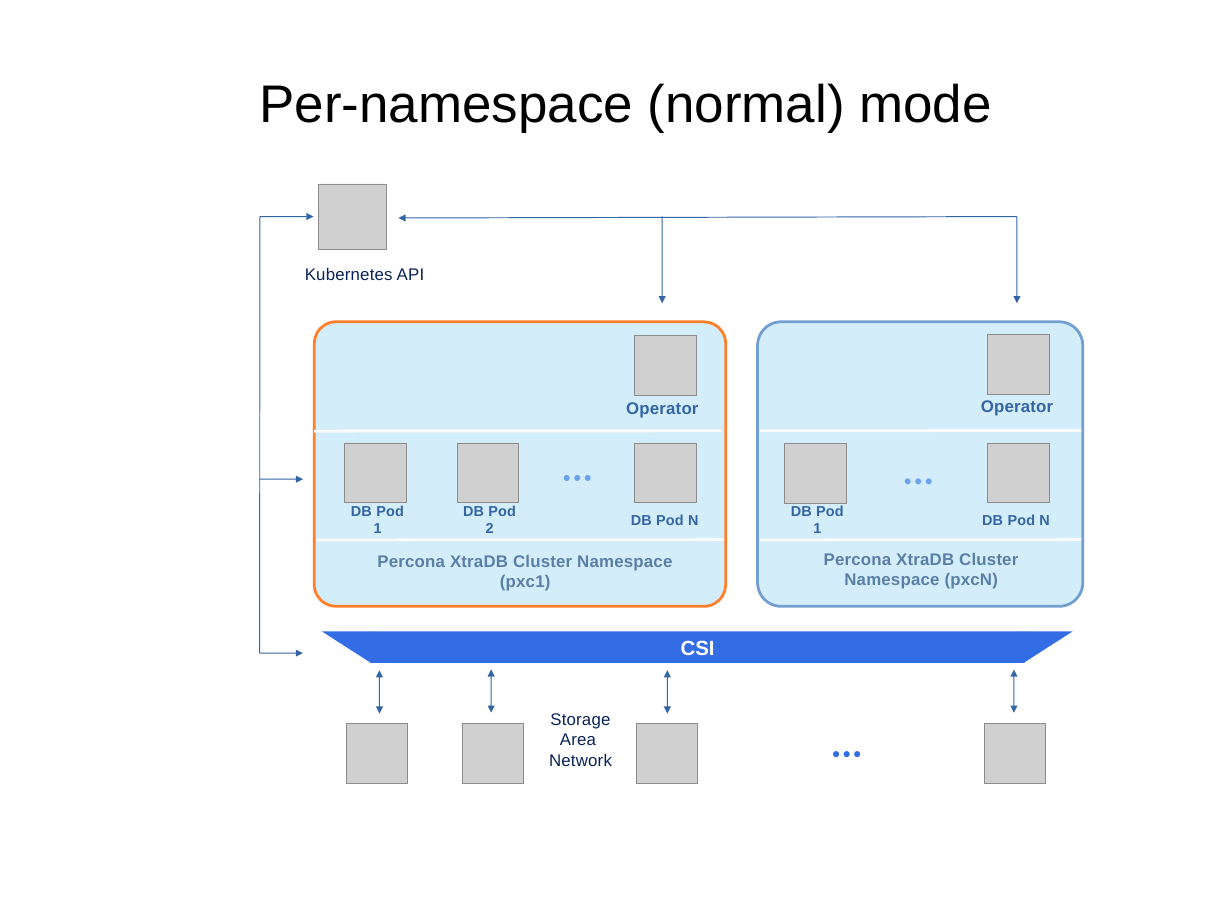
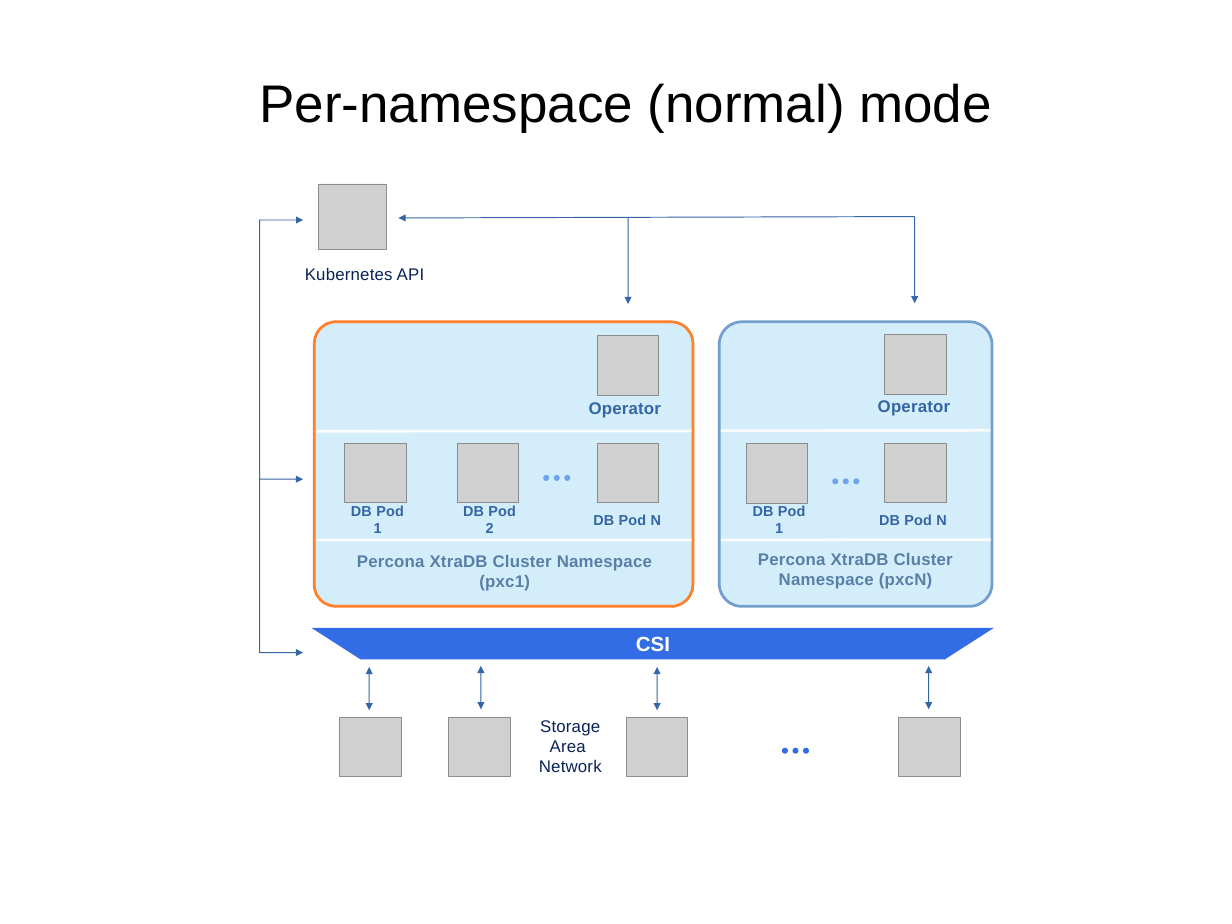
Before and after one commit to percona/percona-xtradb-cluster-operator, a slide deck: slide 1 of source/assets/images/sources/cluster-wide.odp. Drawn at 1232x924 pixels with LibreOffice and Linux fonts; fonts in the diff are those of the drawing; grey boxes stand for pictures. Boxes give left, top, right and bottom in pixels: in the first picture for what was removed or moved away, otherwise in the second. Text is boxed around its words. In the diff, an @@ line names an element or a change of style, - is before the commit and + after.

```diff
--- a/source/assets/images/sources/cluster-wide.odp
+++ b/source/assets/images/sources/cluster-wide.odp
@@ line moved from (260, 217) - (260, 653) to (260, 220) - (260, 653) @@
@@ arrow moved from (260, 217) - (314, 217) to (260, 220) - (303, 220) @@
@@ arrow moved from (1017, 217) - (399, 218) to (915, 217) - (399, 218) @@
@@ 2 texts, 1 arrow: place and size @@
-2 texts, 1 arrow at bbox=[626, 217, 736, 426]
+2 texts, 1 arrow at bbox=[589, 217, 698, 426]
@@ arrow moved from (1017, 217) - (1017, 303) to (915, 217) - (915, 303) @@
@@ rounded rectangle: place and size @@
-rounded rectangle at bbox=[314, 321, 726, 606]
+rounded rectangle at bbox=[314, 321, 693, 606]
@@ freeform shape added at bbox=[719, 321, 992, 606], fill #AADCF7 at 50% opacity, outline #729FCF 2.3 pt @@
@@ rounded rectangle removed at bbox=[758, 321, 1083, 606] @@
@@ line moved from (314, 431) - (722, 431) to (316, 431) - (691, 431) @@
@@ line moved from (760, 431) - (1081, 431) to (721, 431) - (990, 431) @@
@@ 3 pictures, 2 texts, 1 ellipse: place and size @@
-3 pictures, 2 texts, 1 ellipse at bbox=[585, 335, 846, 533]
+3 pictures, 2 texts, 1 ellipse at bbox=[543, 335, 808, 533]
@@ ellipse: place and size @@
-ellipse at bbox=[574, 475, 580, 481]
+ellipse at bbox=[554, 475, 560, 481]
@@ ellipse: place and size @@
-ellipse at bbox=[926, 478, 932, 484]
+ellipse at bbox=[833, 478, 839, 484]
@@ ellipse: place and size @@
-ellipse at bbox=[916, 478, 922, 484]
+ellipse at bbox=[843, 478, 849, 484]
@@ ellipse: place and size @@
-ellipse at bbox=[905, 478, 911, 484]
+ellipse at bbox=[853, 478, 859, 484]
@@ 2 pictures, 2 texts: place and size @@
-2 pictures, 2 texts at bbox=[981, 334, 1053, 525]
+2 pictures, 2 texts at bbox=[878, 334, 950, 525]
@@ line moved from (316, 540) - (723, 540) to (316, 540) - (691, 540) @@
@@ text "Percona XtraDB Cluster Namespace (pxc1)": place and size @@
-text "Percona XtraDB Cluster Namespace (pxc1)" at bbox=[377, 555, 672, 591]
+text "Percona XtraDB Cluster Namespace (pxc1)" at bbox=[357, 555, 652, 591]
@@ text "Percona XtraDB Cluster Namespace (pxcN)": place and size @@
-text "Percona XtraDB Cluster Namespace (pxcN)" at bbox=[824, 553, 1018, 589]
+text "Percona XtraDB Cluster Namespace (pxcN)" at bbox=[758, 553, 953, 589]
@@ line moved from (760, 540) - (1081, 540) to (721, 540) - (991, 540) @@
@@ rectangle "CSI": place and size @@
-rectangle "CSI" at bbox=[371, 632, 1025, 663]
+rectangle "CSI" at bbox=[360, 628, 946, 659]
@@ freeform shape: place and size @@
-freeform shape at bbox=[1024, 632, 1073, 663]
+freeform shape at bbox=[945, 628, 995, 659]
@@ 3 double arrows, 1 picture, 1 freeform shape: place and size @@
-3 double arrows, 1 picture, 1 freeform shape at bbox=[321, 632, 698, 784]
+3 double arrows, 1 picture, 1 freeform shape at bbox=[312, 628, 688, 777]
@@ double arrow moved from (1014, 670) - (1014, 713) to (929, 666) - (929, 710) @@
@@ picture: place and size @@
-picture at bbox=[347, 724, 408, 784]
+picture at bbox=[340, 717, 401, 777]
@@ picture: place and size @@
-picture at bbox=[463, 724, 524, 784]
+picture at bbox=[449, 717, 510, 777]
@@ text "Storage Area Network": place and size @@
-text "Storage Area Network" at bbox=[549, 713, 612, 766]
+text "Storage Area Network" at bbox=[539, 720, 602, 772]
@@ picture: place and size @@
-picture at bbox=[984, 724, 1046, 784]
+picture at bbox=[899, 717, 961, 777]
@@ ellipse: place and size @@
-ellipse at bbox=[854, 751, 860, 757]
+ellipse at bbox=[782, 748, 788, 754]
@@ ellipse: place and size @@
-ellipse at bbox=[844, 751, 850, 757]
+ellipse at bbox=[793, 748, 799, 754]
@@ ellipse: place and size @@
-ellipse at bbox=[833, 751, 840, 757]
+ellipse at bbox=[803, 748, 809, 754]
```
Also in this commit, not shown: 1 other slide changed, 3 other files.
